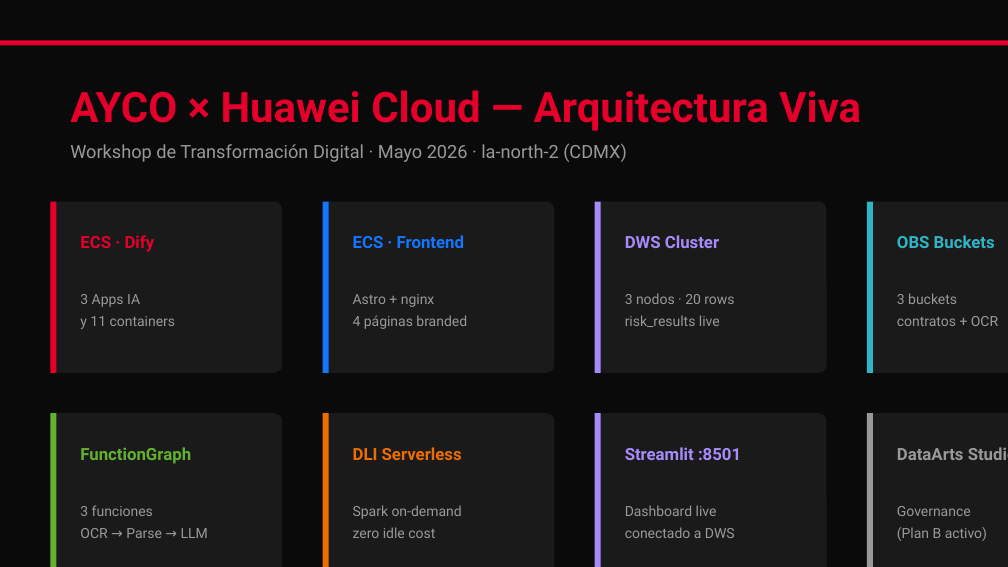
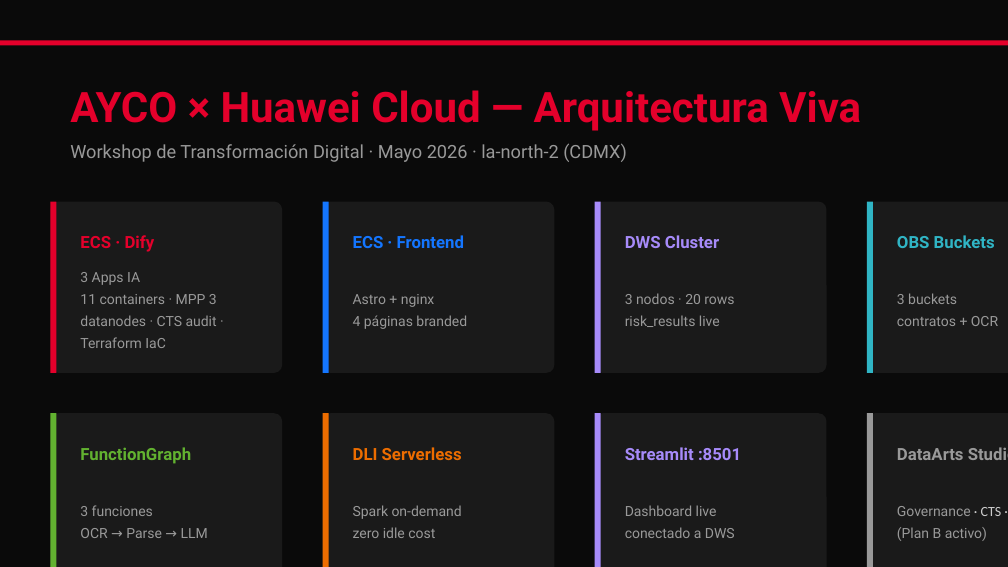
Before and after one commit to Borre/ayco-huawei-cloud, a slide deck: slide 1 of docs/ayco-executive-deck.pptx. Drawn at 1008x567 pixels with LibreOffice and Linux fonts; fonts in the diff are those of the drawing. Boxes give left, top, right and bottom in pixels: in the first picture for what was removed or moved away, otherwise in the second. Text is boxed around its words. In the diff, an @@ line names an element or a change of style, - is before the commit and + after.

```diff
--- a/docs/ayco-executive-deck.pptx
+++ b/docs/ayco-executive-deck.pptx
@@ text at [80,294,217,348]: text changed @@
-y 11 containers
+11 containers · MPP 3 datanodes · CTS audit · Terraform IaC
@@ text at [897,506,1002,516]: text changed; font Roboto to Calibri; text colour #999999 to #CCCCCC @@
-Governance
+Governance · CTS · Terraform
```
Also in this commit, not shown: 21 other files.
